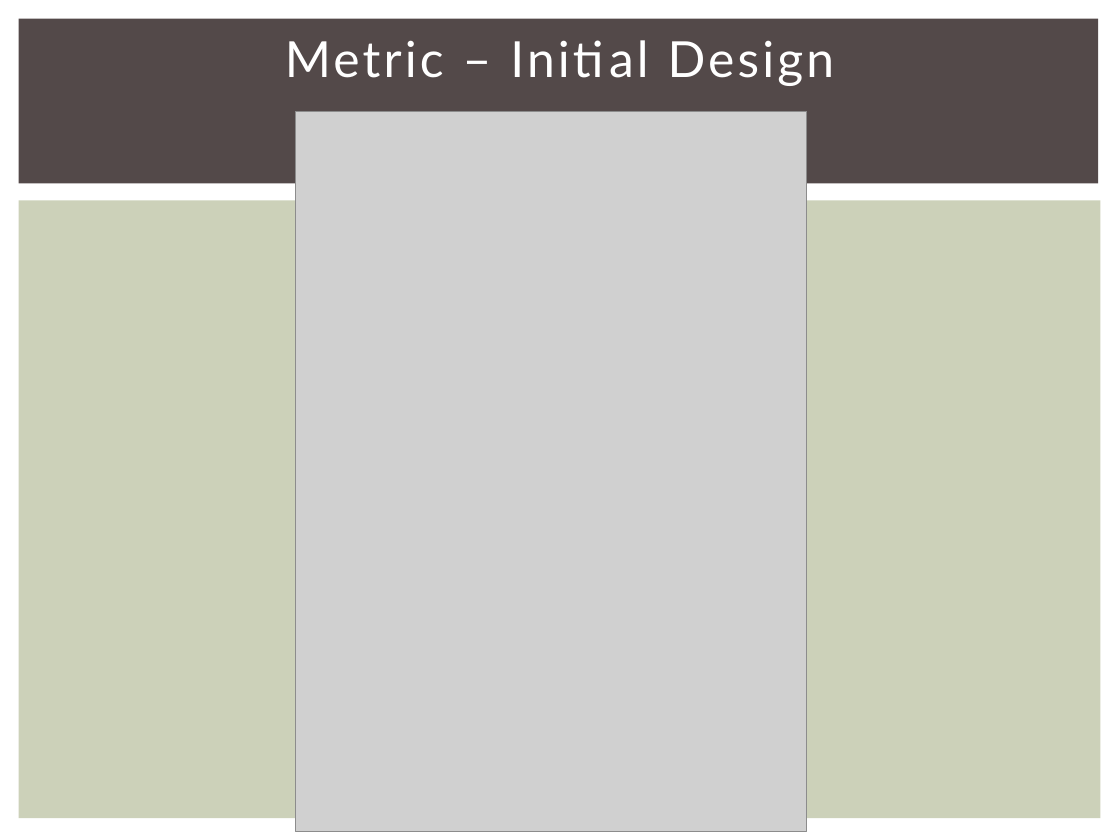
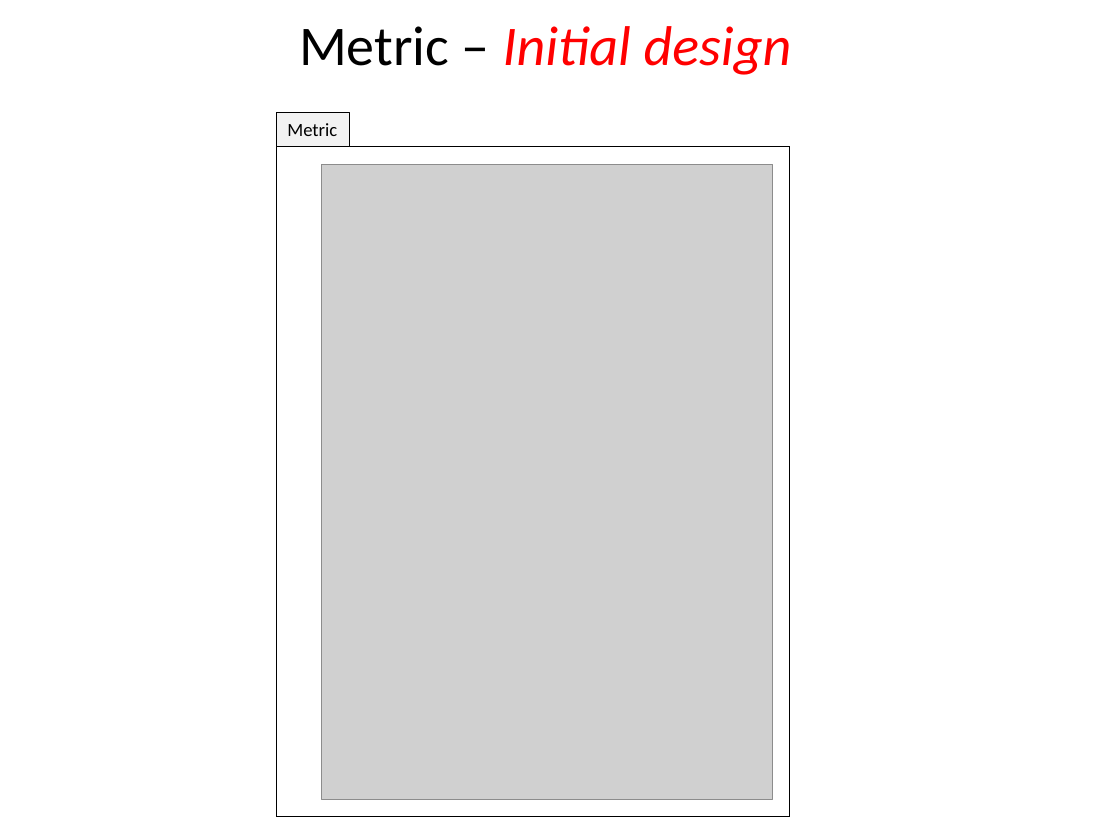
Before and after one commit to 2014-sed-team3/term-project, a slide deck: slide 29 of project/report/report.pptx (slide 26 before the commit). Drawn at 1120x840 pixels with LibreOffice and Linux fonts; fonts in the diff are those of the drawing; grey boxes stand for pictures. Boxes give left, top, right and bottom in pixels: in the first picture for what was removed or moved away, otherwise in the second. Text is boxed around its words. In the diff, an @@ line names an element or a change of style, - is before the commit and + after.

```diff
--- a/project/report/report.pptx
+++ b/project/report/report.pptx
@@ rectangle removed at [19,19,1099,184] @@
@@ text "Metric – Initial design" at [299,26,792,75]: vertical alignment middle to top @@
@@ text at [299,26,792,75]: text changed; size 32 to 36 pt; font Lato to Calibri; text colour #FFFFFF to #FF0000; italic on @@
-Metric – Initial Design
+Metric – Initial design
@@ rectangle added at [277,113,349,147], fill #F2F2F2, outline #000000 0.75 pt, 12 pt, text #000000 @@
+Metric
@@ rectangle added at [277,147,790,816], outline #000000 0.75 pt @@
@@ picture: place and size @@
-picture at [296,111,808,831]
+picture at [321,165,773,800]
@@ rectangle removed at [19,200,1101,819] @@
```
Also in this commit, not shown: 29 other slides changed, 17 slides added, 12 slides removed.
